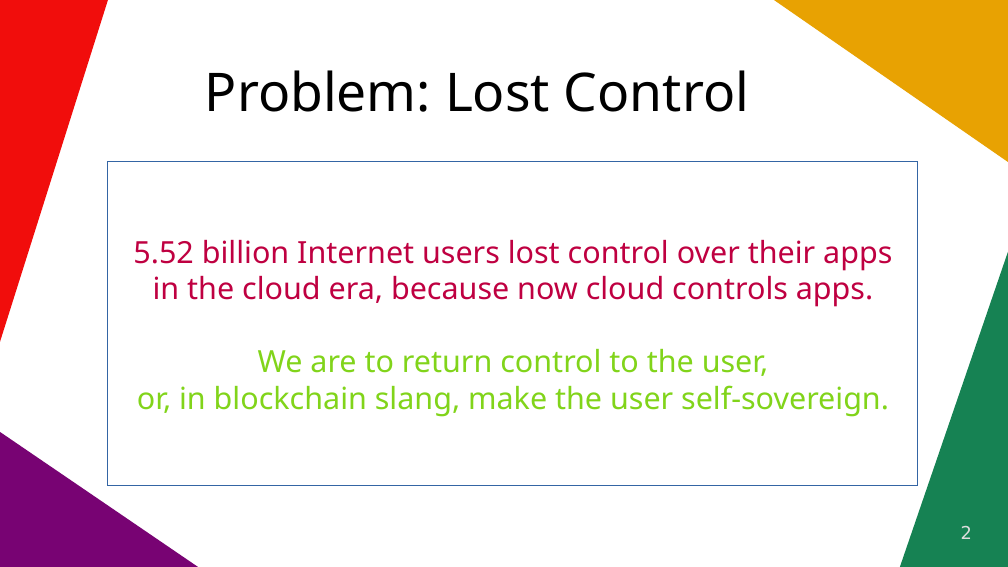
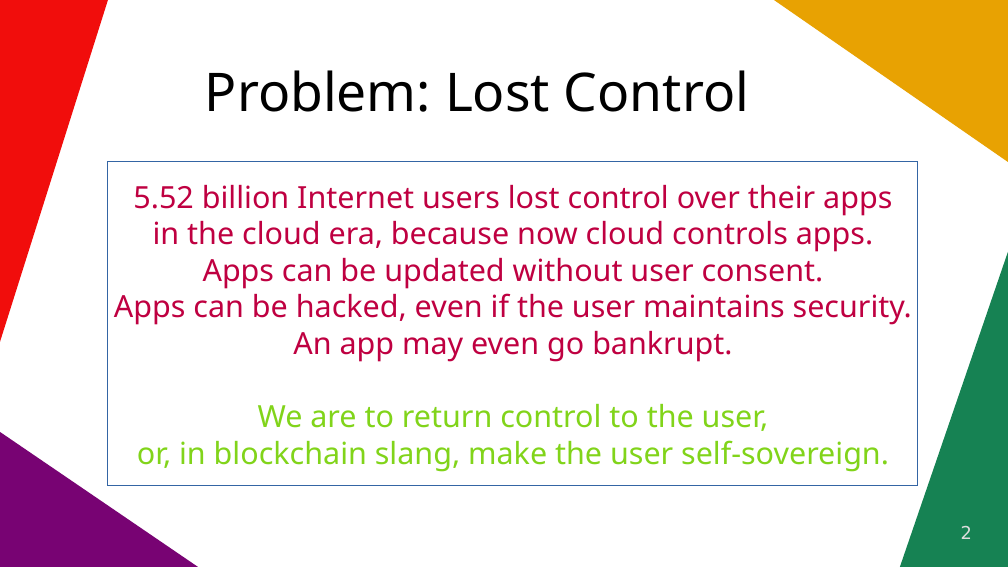
Before and after one commit to vporton/icp-package-manager, a slide deck: slide 2 of docs/short-pitchdeck.odp. Drawn at 1008x567 pixels with LibreOffice and Linux fonts; fonts in the diff are those of the drawing. Boxes give left, top, right and bottom in pixels: in the first picture for what was removed or moved away, otherwise in the second. Text is boxed around its words. In the diff, an @@ line names an element or a change of style, - is before the commit and + after.

```diff
--- a/docs/short-pitchdeck.odp
+++ b/docs/short-pitchdeck.odp
@@ text in rectangle at <box>114,257,912,362</box>: paragraphs added @@
+Apps can be updated without user consent.
+Apps can be hacked, even if the user maintains security.
+An app may even go bankrupt.
```
Also in this commit, not shown: 3 other slides changed, 5 slides added, 4 slides removed, 1 other file.
